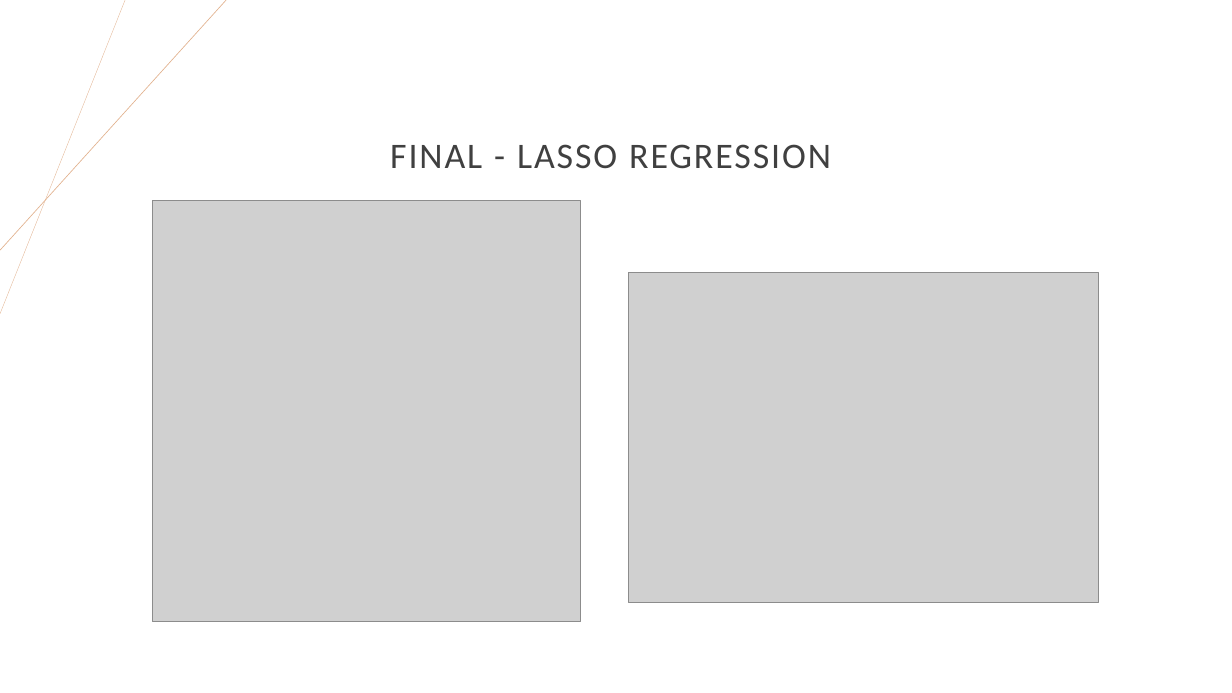
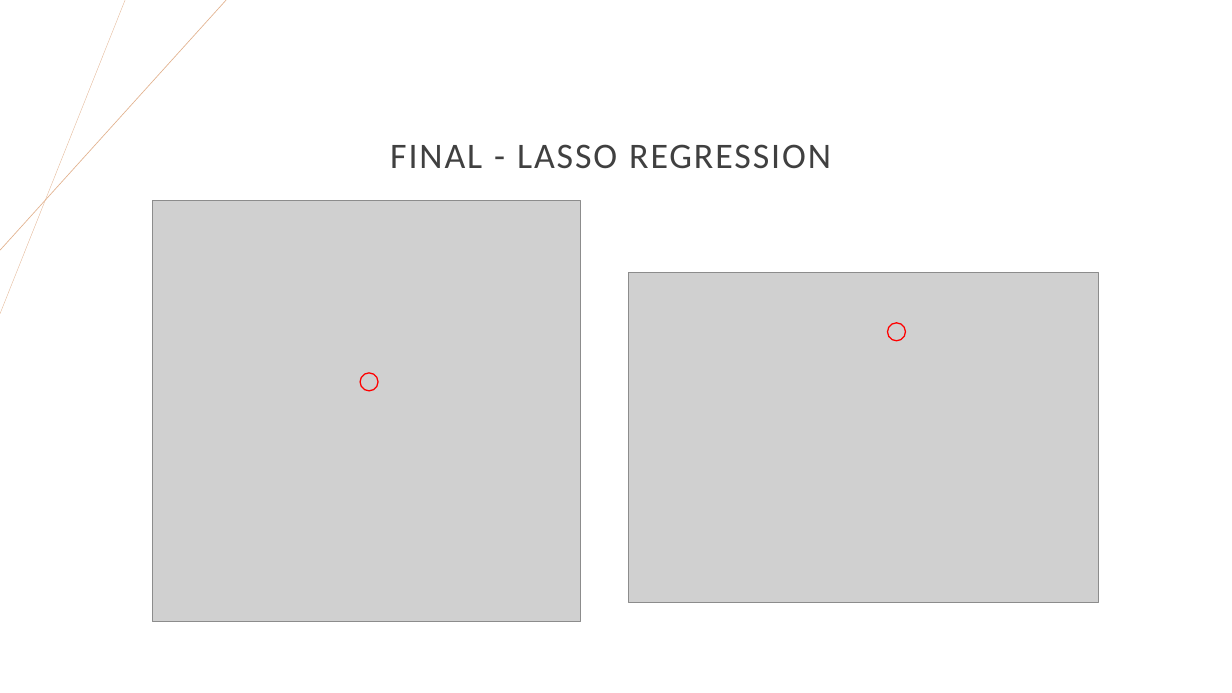
Before and after one commit to DS-GitHub2022/GA-Projects, a slide deck: slide 17 of Project2/Issue of under-predicting house prices.pptx (slide 15 before the commit). Drawn at 1232x693 pixels with LibreOffice and Linux fonts; fonts in the diff are those of the drawing; grey boxes stand for pictures. Boxes give left, top, right and bottom in pixels: in the first picture for what was removed or moved away, otherwise in the second. Text is boxed around its words. In the diff, an @@ line names an element or a change of style, - is before the commit and + after.

```diff
--- a/Project2/Issue of under-predicting house prices.pptx
+++ b/Project2/Issue of under-predicting house prices.pptx
@@ ellipse added at [888, 323, 906, 340], outline #FF0000 1 pt @@
@@ ellipse added at [360, 373, 378, 391], outline #FF0000 1 pt @@
```
Also in this commit, not shown: 8 other slides changed, 2 slides added, 5 other files.
